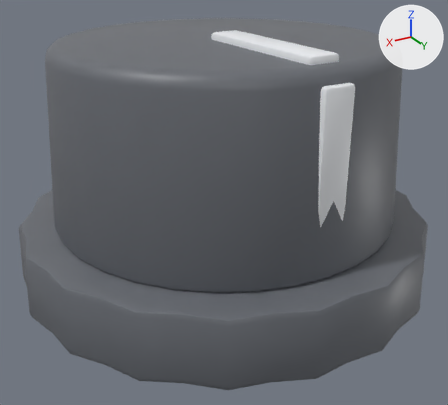
Renders of the glTF model assets/hardware/knob.glb from each side of a commit.
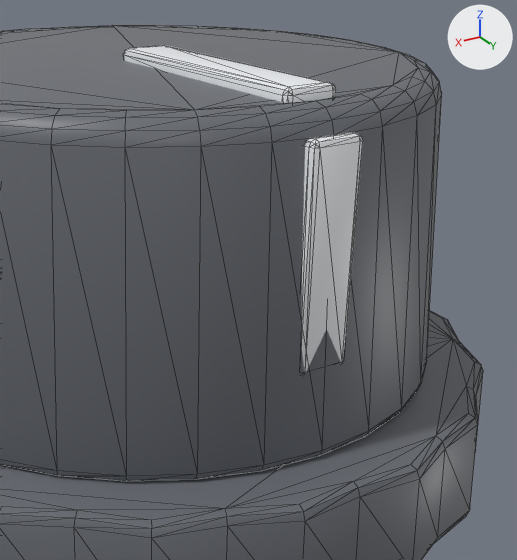
Old and new are each drawn whole from a 50 mm camera at (0.0166, 0.0276, 0.0112) aimed at (0.0005, 0.0009, -0.0021) and again close up on the part from 31% to 100% of the width and 1% to 84% of the height. The axes (+X, +Y, +Z) are drawn at upper right. The lights are the same throughout. The last two pictures show the newer version. The close-ups show mesh edges as thin lines. Vertices at exactly the same position are counted once.

The scene before the commit, as lines of its bpy script (objects in view):
```python
me_cone_001 = bpy.data.meshes.new('Cone.001')
me_cone_001.from_pydata(...)  # 552 vertices, 1088 faces; spans x -0.0113..0.0113, y -0.0111..0.0111, z -0.0065..0.0069
# faces by material slot: [872, 216]
me_cone_001.materials.append(mat_knobbody)  # grey #696c73
me_cone_001.materials.append(mat_knobindicator)  # white #eff1f5
ob_knob = bpy.data.objects.new('Knob', me_cone_001)
ob_knob.location = (0.0, 0.0, 0.0)
```
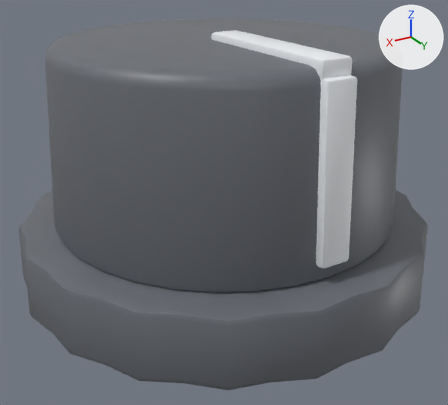
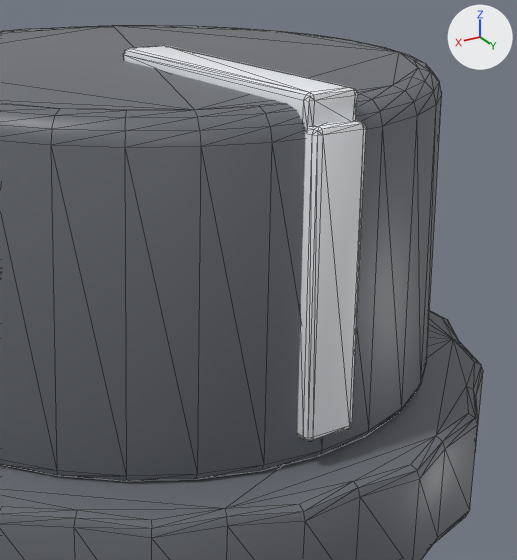
Patch to the scene script:
```diff
--- a/assets/hardware/knob.glb.py
+++ b/assets/hardware/knob.glb.py
@@ me_cone_001 @@
 me_cone_001.from_pydata(...)  # 552 vertices, 1088 faces; spans x -0.0113..0.0113, y -0.0111..0.0111, z -0.0065..0.0069
 # used by ob_knob; location = (0.0, 0.0, 0.0)
+# me_cone_001 part 1: the loose piece of 56 vertices spanning x -0.0008..0.0008, y 0.0081..0.0091, z -0.0004..0.0058 is multiplied about its middle by the matrix ((1.0, 0.0, 0.0), (0.0, 0.999, -0.071), (0.0, 0.053, 1.332)), then moved by (0.0, 0.0003, -0.0007)
+# me_cone_001 part 2: all 28 vertices in x -0.0008..0.0008, y 0.0078..0.008, z 0.0058..0.0069 are moved by (0.0, 0.0008, 0.0)
 me_cone_001.materials.append(mat_knobbody)
```

Where the change shows, as pixel boxes (x1, y1, x2, y2) in the close-ups (517 x 560 px; the box of a moved part takes in the faces that stretch with it):
part 1 of me_cone_001, moved or reshaped
    before: (301, 132, 363, 372)
    after: (297, 120, 366, 441)
part 2 of me_cone_001, moved or reshaped
    before: (124, 45, 336, 103)
    after: (124, 45, 358, 129)
